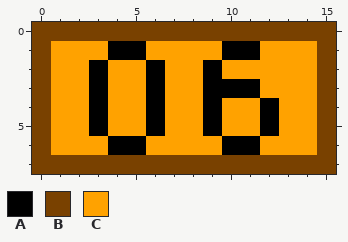
One commit to this pixel-art file: maps/img/brick_template.aseprite. Above: the version before the commit.
16x8 pixels, 1 frame.
Palette (. is transparent): A #000000  B #794100  C #ffa200
And afterwards:
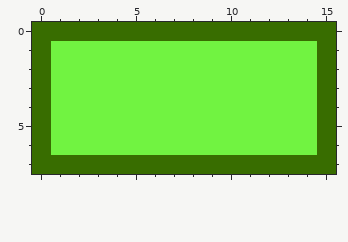
Difference:
layer "powerup" now hidden
layer "Layer 6" now hidden
Colour B changes from #794100 to #386d00.
Colour C changes from #ffa200 to #71f341.
The edit turns colour A into colour C in row 1 at x 4 to 5 and 10 to 11; in row 2 at x 3, 6 and 9; in row 3 at x 3, 6 and 9 to 11; in rows 4 to 5 at x 3, 6, 9 and 12; in row 6 at x 4 to 5 and 10 to 11.
